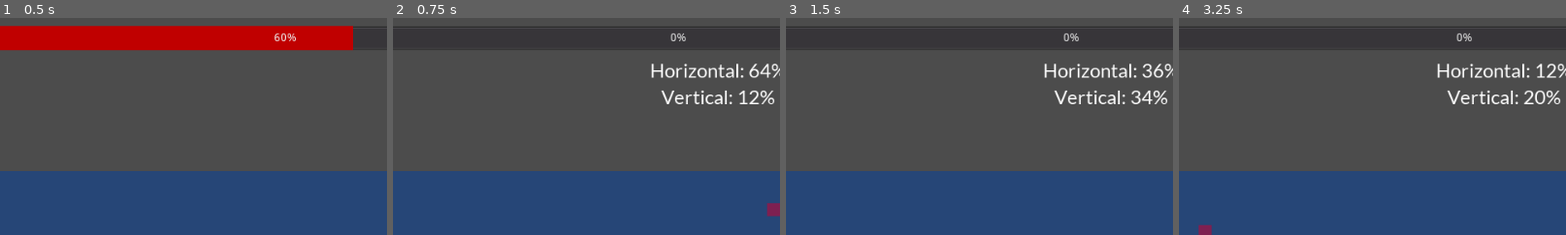
Above: before the commit, frames 1-4 (left to right).
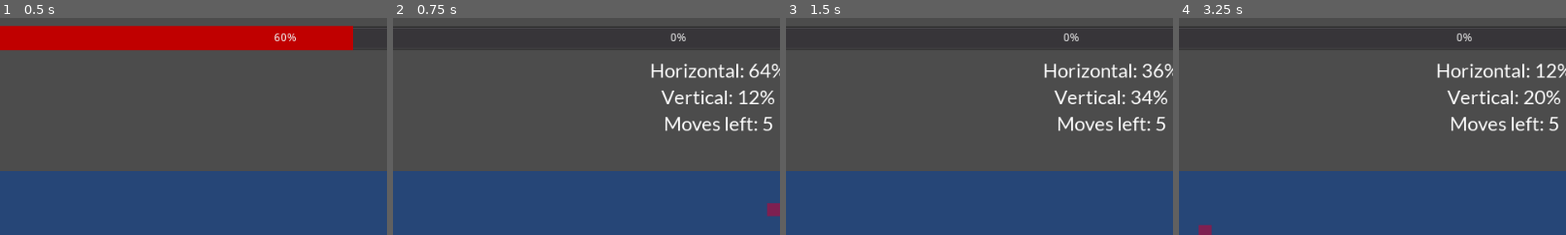
Above: after the commit, the same moments.

Repository: deengames-prototypes/frontier-planet
Game: Godot game, scene res://Scenes/Fishing.tscn
Same seed, same stepped clock (60 frames per second), same inputs: the game is played once before the commit and once after it. This scene is started directly instead of the project's main scene.
Inputs:
- Up to frame 1 (0.5 s): no input
- Up to frame 2 (0.75 s): tap Enter (ui_accept) at 0.5, 0.6 s; hold Right (ui_right) from 0.53 s (still down)
- Up to frame 3 (1.5 s): tap Enter (ui_accept) at 0.77, 1.07, 1.35 s; release Right (ui_right) at 1.28 s; hold Down (ui_down) from 1.28 s (still down)
- Up to frame 4 (3.25 s): tap Enter (ui_accept) at 1.52, 1.82, 2.1, 2.75, 2.85, 3.02 s; release Down (ui_down) at 2.03 s; hold Right (ui_right) 2.03-2.78 s; hold Up (ui_up) from 2.78 s (still down)
The pictures show only the part of the screen within x 18-68%, y 0-50%; the shares and areas given below are measured in that part.

Frame 1 is identical in both runs. In frame 2, 0.7% of the frame differs, in the area x 70-98%, y 45-53%; in frame 3, 0.7%; in frame 4, 0.7%.

Commit message:
Bobber can move after cast

Diff:
--- a/prototype/Scenes/Fishing.gd
+++ b/prototype/Scenes/Fishing.gd
@@ -6,11 +6,14 @@
 const Sockeye = preload("res://Entities/Fishing/Sockeye.tscn")
 
 const PROGRESS_BAR_VELOCITY = 96 # 960 = ~full cycle in 1s
+const BOBBER_MOVES = 5
+const BOBBER_MOVE_AMOUNT = 32
 
 var _horizontal_percent = -1
 var _vertical_percent = -1
 var _increasing_value = true
 var _paused = false
+var _bobber_moves_left = BOBBER_MOVES
 
 onready var HORIZONTAL_RANGE = int($Ocean.margin_right - $RiverBank.margin_right - $Bobber.get_child(0).margin_right)
 onready var VERTICAL_RANGE = int($Ocean.margin_bottom - $Ocean.margin_top - $Bobber.get_child(0).margin_bottom)
@@ -75,11 +78,32 @@
 				$Bobber.position.x = $RiverBank.margin_right + (_horizontal_percent / 100.0) * HORIZONTAL_RANGE
 			else:
 				_vertical_percent = $ProgressBar.value
-				$ProgressBar/Label.text += "\nVertical: " + str(_vertical_percent) + "%"
+				$ProgressBar/Label.text += "\nVertical: " + str(_vertical_percent) + "%\nMoves left: " + str(BOBBER_MOVES)
 				$ProgressBar.value = 0
 				$Bobber.position.y = $Ocean.margin_top + (_vertical_percent / 100.0) * VERTICAL_RANGE
-	elif Input.is_action_just_pressed("ui_accept"):
-		_reset_bobber()
+
+	else:
+		if Input.is_action_just_pressed("ui_accept"):
+			_reset_bobber()
+		elif _bobber_moves_left > 0:
+			var moved = false
+
+			if Input.is_action_just_pressed("ui_up"):
+				$Bobber.position.y -= BOBBER_MOVE_AMOUNT
+				moved = true
+			if Input.is_action_just_pressed("ui_left"):
+				$Bobber.position.x -= BOBBER_MOVE_AMOUNT
+				moved = true
+			if Input.is_action_just_pressed("ui_down"):
+				$Bobber.position.y += BOBBER_MOVE_AMOUNT
+				moved = true
+			if Input.is_action_just_pressed("ui_right"):
+				$Bobber.position.x += BOBBER_MOVE_AMOUNT
+				moved = true
+
+			if moved:
+				_bobber_moves_left -= 1
+				$ProgressBar/Label.text = "Moves left: " + str(_bobber_moves_left)
 
 func _get_random_ocean_position(jellyfish):
 	var color_rect = jellyfish.get_child(0)
@@ -93,6 +117,7 @@
 	$ProgressBar/Label.text = ""
 	_horizontal_percent = -1
 	_vertical_percent = -1
+	_bobber_moves_left = BOBBER_MOVES
 
 func _on_fish_hooked(fish):
 	if not _paused:
